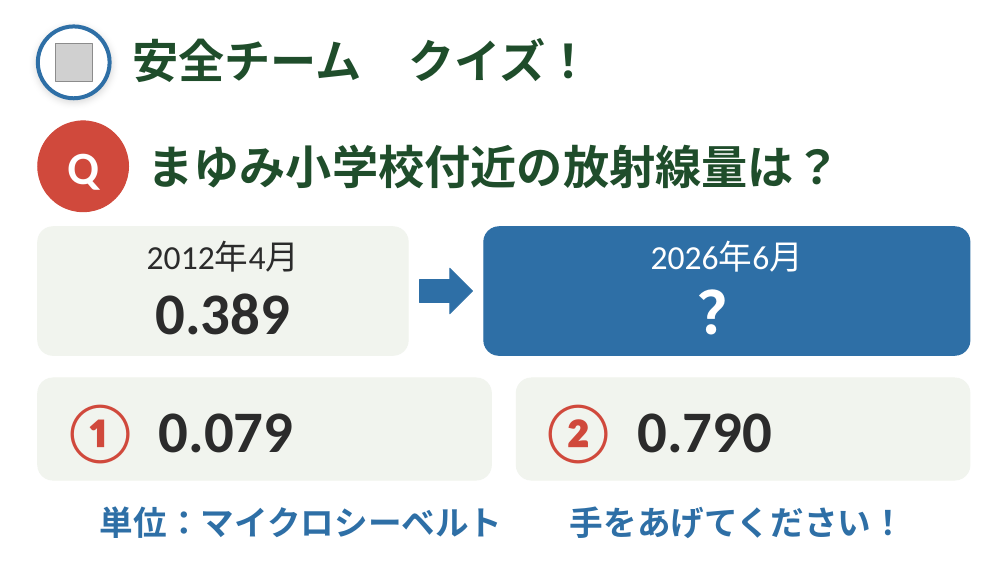
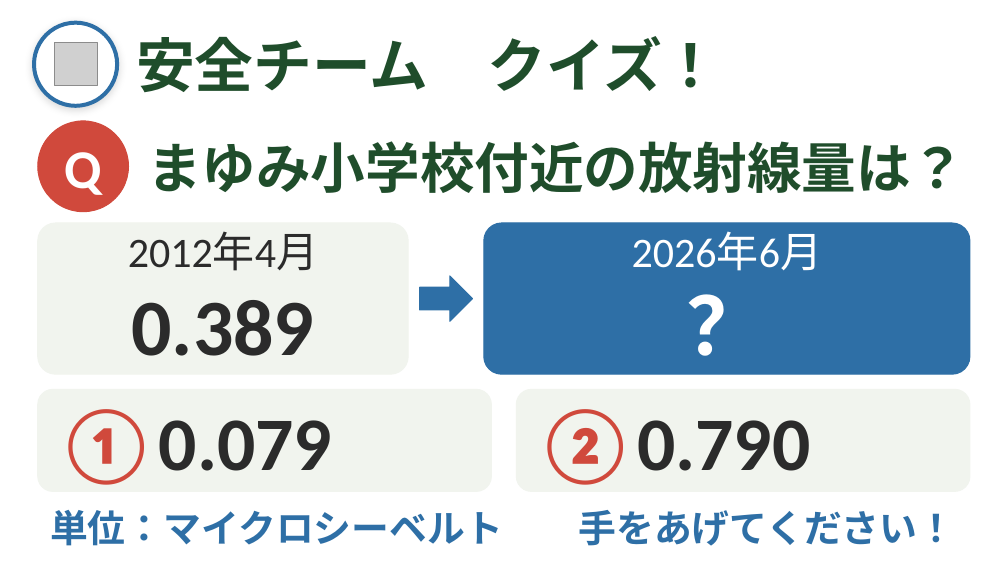
Before and after one commit to liberabitjp-hue/-, a slide deck: slide 4 of slides/お米アピール大作戦_発表スライド.pptx. Drawn at 1008x567 pixels with LibreOffice and Linux fonts; fonts in the diff are those of the drawing; grey boxes stand for pictures. Boxes give left, top, right and bottom in pixels: in the first picture for what was removed or moved away, otherwise in the second. Text is boxed around its words. In the diff, an @@ line names an element or a change of style, - is before the commit and + after.

```diff
--- a/slides/お米アピール大作戦_発表スライド.pptx
+++ b/slides/お米アピール大作戦_発表スライド.pptx
@@ ellipse: place and size @@
-ellipse at (38, 26, 110, 98)
+ellipse at (34, 23, 117, 106)
@@ title "安全チーム クイズ！" at (136, 36, 721, 92): size 44 to 56 pt @@
@@ picture: place and size @@
-picture at (55, 44, 92, 81)
+picture at (54, 42, 97, 85)
@@ text "Q" at (64, 152, 101, 195): size 44 to 52 pt @@
@@ text "まゆみ小学校付近の放射線量は？" at (147, 141, 965, 193): size 44 to 52 pt @@
@@ text "2012年4月" at (128, 233, 318, 356): size 32 to 40 pt in "2012年4月"; size 56 to 76 pt in "0.389" @@
@@ rounded rectangle: place and size @@
-rounded rectangle at (38, 227, 408, 355)
+rounded rectangle at (38, 223, 408, 374)
@@ text "2026年6月" at (632, 233, 822, 271): size 32 to 40 pt in "2026年6月"; size 56 to 76 pt in "？" @@
@@ rounded rectangle: place and size @@
-rounded rectangle at (484, 227, 970, 355)
+rounded rectangle at (484, 223, 970, 374)
@@ size 56 to 72 pt in 4 elements at (57, 389, 144, 492), (535, 389, 622, 492), (535, 409, 810, 485), (57, 409, 332, 485) @@
@@ 4 texts, 2 rounded rectangles, 1 right arrow: place and size @@
-4 texts, 2 rounded rectangles, 1 right arrow at (38, 268, 970, 480)
+4 texts, 2 rounded rectangles, 1 right arrow at (38, 276, 970, 492)
@@ text "単位：マイクロシーベルト 手をあげてください！" at (50, 510, 956, 546): size 32 to 36 pt @@
```
Also in this commit, not shown: 12 other slides changed.
